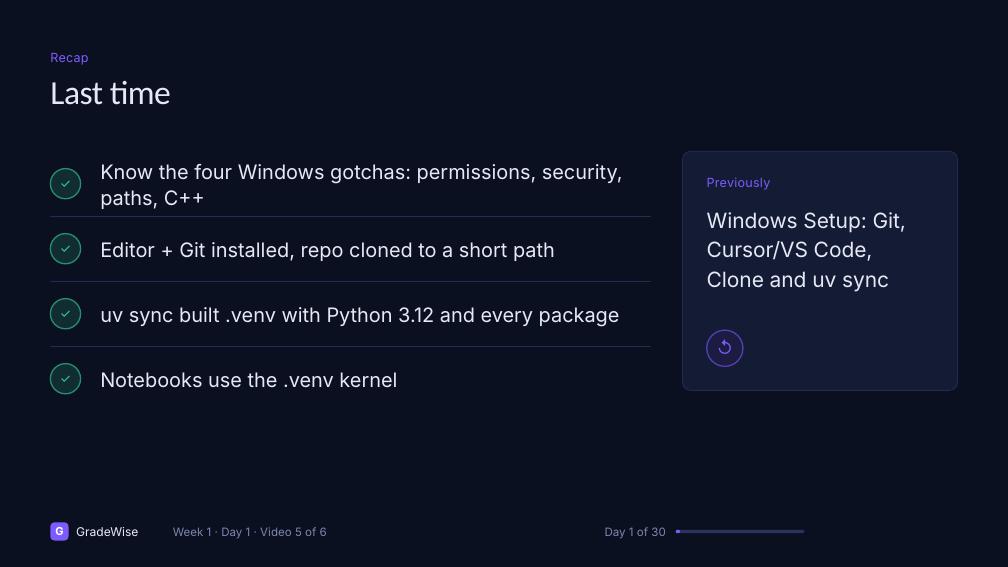
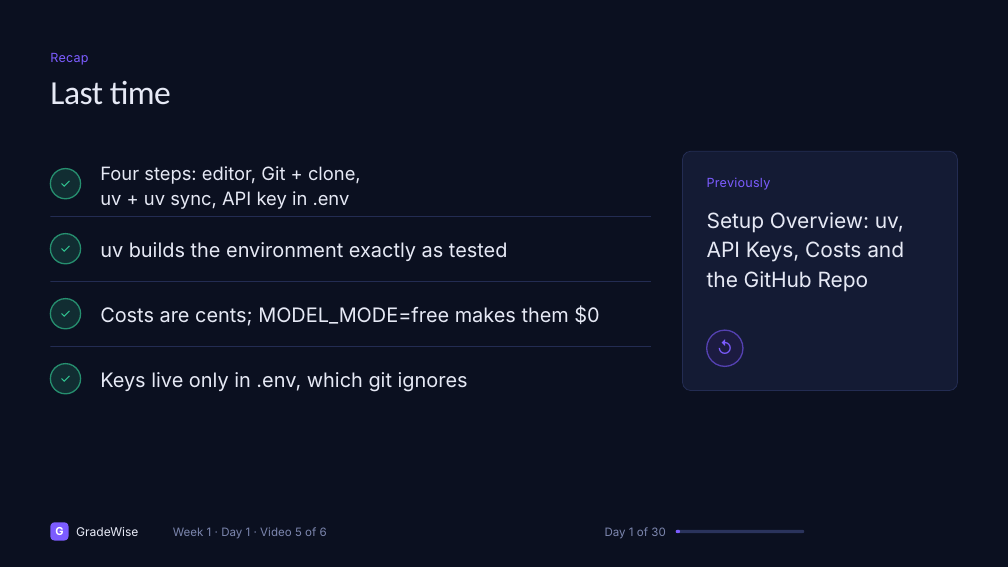
Before and after one commit to jainakshat15/agentic-rag-gradewise, a slide deck: slide 66 of slides/source/week_1.pptx. Drawn at 1008x567 pixels with LibreOffice and Linux fonts; fonts in the diff are those of the drawing. Boxes give left, top, right and bottom in pixels: in the first picture for what was removed or moved away, otherwise in the second. Text is boxed around its words. In the diff, an @@ line names an element or a change of style, - is before the commit and + after.

```diff
--- a/slides/source/week_1.pptx
+++ b/slides/source/week_1.pptx
@@ text at (x1=100, y1=166, x2=361, y2=209): text changed; size 19 to 17.5 pt @@
-Know the four Windows gotchas: permissions, security, paths, C++
+Four steps: editor, Git + clone,
+uv + uv sync, API key in .env
@@ text at (x1=707, y1=212, x2=904, y2=292): text changed @@
-Windows Setup: Git, Cursor/VS Code, Clone and uv sync
+Setup Overview: uv, API Keys, Costs and the GitHub Repo
@@ text at (x1=100, y1=242, x2=508, y2=261): text changed @@
-Editor + Git installed, repo cloned to a short path
+uv builds the environment exactly as tested
@@ text at (x1=100, y1=305, x2=599, y2=326): text changed @@
-uv sync built .venv with Python 3.12 and every package
+Costs are cents; MODEL_MODE=free makes them $0
@@ text at (x1=100, y1=372, x2=468, y2=392): text changed @@
-Notebooks use the .venv kernel
+Keys live only in .env, which git ignores
```
Also in this commit, not shown: 18 other slides changed, 3 slides added, 1 slide removed, 7 other files.
